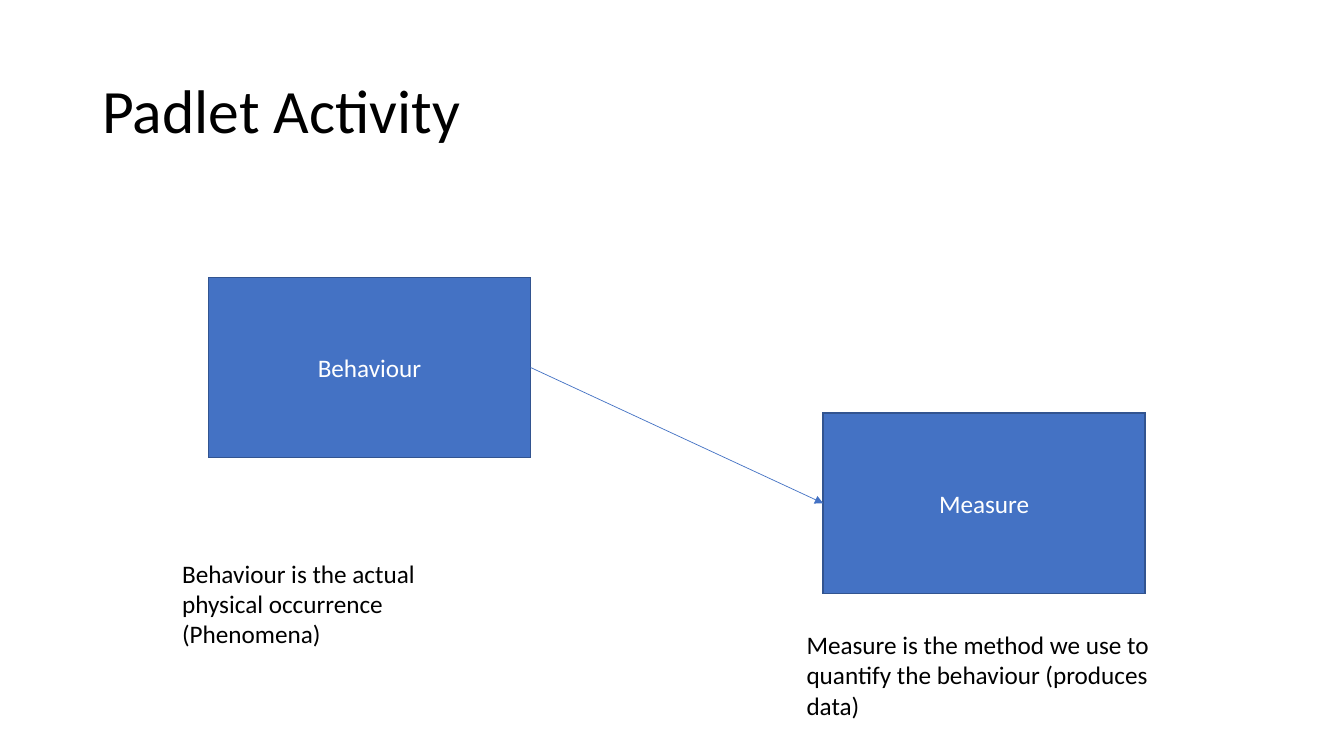
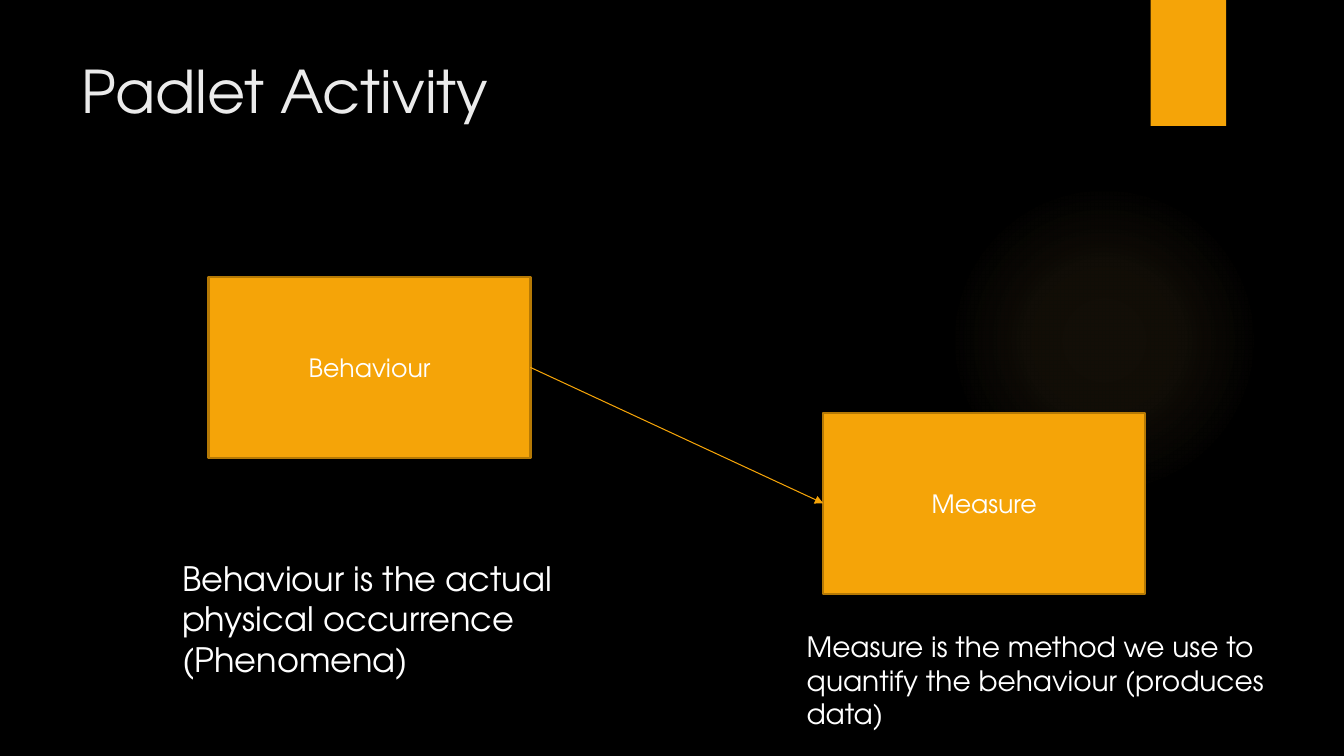
Before and after one commit to OliJimbo/Student_Materials, a slide deck: slide 7 of Week 1/Workshops/Psychological Measurement – Workshop 1.pptx. Drawn at 1344x756 pixels with LibreOffice and Linux fonts; fonts in the diff are those of the drawing; background and template pictures are left out. Boxes give left, top, right and bottom in pixels: in the first picture for what was removed or moved away, otherwise in the second. Text is boxed around its words. In the diff, an @@ line names an element or a change of style, - is before the commit and + after.

```diff
--- a/Week 1/Workshops/Psychological Measurement – Workshop 1.pptx
+++ b/Week 1/Workshops/Psychological Measurement – Workshop 1.pptx
@@ background #FFFFFF to picture (left out) @@
@@ rectangle added at bbox=[1150, 0, 1226, 126], fill #F5A408 @@
@@ title "Padlet Activity": place and size @@
-title "Padlet Activity" at bbox=[102, 90, 460, 143]
+title "Padlet Activity" at bbox=[81, 69, 488, 125]
@@ title "Padlet Activity" at bbox=[81, 69, 488, 125]: size 44 to 42 pt, font Calibri to TeX Gyre Adventor, text colour #000000 to #EBEBEB; line spacing 0.9 to 1; vertical alignment middle to top @@
@@ ellipse added at bbox=[949, 185, 1259, 495], fill gradient #FAC96A @@
@@ rectangle "Behaviour" at bbox=[209, 277, 530, 458]: font Calibri to TeX Gyre Adventor; fill #4472C4 to #F5A408; outline #325491 1 pt to #B57906 1.5 pt @@
@@ arrow (530, 368) - (824, 503): stroke #4472C4 0.5 pt to #F5A408 0.75 pt @@
@@ rectangle "Measure" at bbox=[824, 413, 1145, 594]: font Calibri to TeX Gyre Adventor; fill #4472C4 to #F5A408; outline #325491 1 pt to #B57906 1.5 pt @@
@@ text "Behaviour is the actual physical ..." at bbox=[182, 566, 552, 680]: size 18 to 24 pt, font Calibri to TeX Gyre Adventor, text colour #000000 to #FFFFFF @@
@@ text "Measure is the method we ..." at bbox=[807, 636, 1264, 730]: size 18 to 20 pt, font Calibri to TeX Gyre Adventor, text colour #000000 to #FFFFFF @@
```
Also in this commit, not shown: 9 other slides changed, 2 other files.
